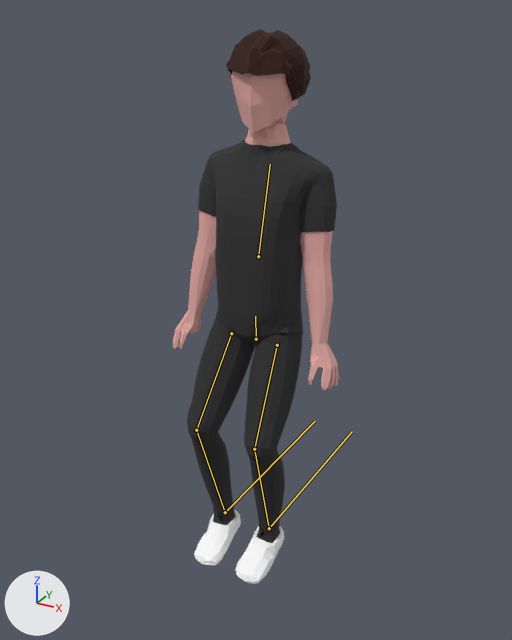
What one commit did to the glTF model public/models/character.glb.
Both versions are drawn from a 50 mm lens placed at (2.78, -5.01, 5.66), pointed at (0.01, 0.03, 3.14). The axes (+X, +Y, +Z) are drawn at lower left. The lights are the same throughout. Both versions are drawn at frame 23 of the action 'Jump'; the numbers are the values there. The bones that change are drawn over the model as lines.

The first picture shows 'Hair', 'Head', 'Limbs', 'Pants', 'Shirt', 'Shoes'.
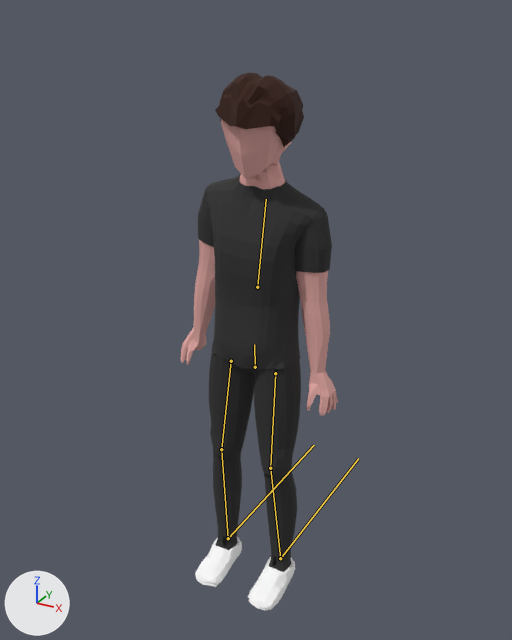
Patch to the scene script:
```diff
--- a/public/models/character.glb.py
+++ b/public/models/character.glb.py
@@ bone_wiest @@
 bone_wiest = bpy.data.objects['Armature'].pose.bones['wiest']
-bone_wiest.location = (0.018, 0.636, -0.062)
+bone_wiest.location = (0.018, 0.37, -0.012)
@@ bone_chest @@
 bone_chest = bpy.data.objects['Armature'].pose.bones['chest']  # child of 'hip'
-bone_chest.rotation_quaternion = (1.0, 0.0, 0.0, 0.0)  # degrees (0, 0, 0)
+bone_chest.rotation_quaternion = (0.995, 0.09, -0.019, -0.032)  # degrees (10, -2, -4)
@@ bone_upperleg_l @@
 bone_upperleg_l = bpy.data.objects['Armature'].pose.bones['upperleg.L']  # child of 'wiest'
-bone_upperleg_l.rotation_quaternion = (0.972, 0.236, -0.006, 0.009)  # degrees (27, -1, 1)
+bone_upperleg_l.rotation_quaternion = (1.0, 0.028, -0.001, -0.003)  # degrees (3, 0, 0)
@@ bone_lowerleg_l @@
 bone_lowerleg_l = bpy.data.objects['Armature'].pose.bones['lowerleg.L']  # child of 'upperleg.L'
-bone_lowerleg_l.rotation_quaternion = (0.938, -0.343, 0.003, -0.048)  # degrees (-40, -2, -5)
+bone_lowerleg_l.rotation_quaternion = (0.998, -0.056, 0.0, -0.005)  # degrees (-6, 0, -1)
@@ bone_upperleg_r @@
 bone_upperleg_r = bpy.data.objects['Armature'].pose.bones['upperleg.R']  # child of 'wiest'
-bone_upperleg_r.rotation_quaternion = (0.974, 0.228, 0.008, -0.009)  # degrees (26, 1, -1)
+bone_upperleg_r.rotation_quaternion = (1.0, 0.006, 0.002, 0.013)  # degrees (1, 0, 1)
@@ bone_lowerleg_r @@
 bone_lowerleg_r = bpy.data.objects['Armature'].pose.bones['lowerleg.R']  # child of 'upperleg.R'
-bone_lowerleg_r.rotation_quaternion = (0.942, -0.33, -0.004, 0.064)  # degrees (-39, 2, 7)
+bone_lowerleg_r.rotation_quaternion = (1.0, -0.019, 0.0, 0.008)  # degrees (-2, 0, 1)
@@ bone_hellikk_l @@
 bone_hellikk_l = bpy.data.objects['Armature'].pose.bones['hellikk.L']
-bone_hellikk_l.location = (-0.11, -0.302, 0.82)
+bone_hellikk_l.location = (-0.049, -0.136, 0.368)
@@ bone_hellikk_r @@
 bone_hellikk_r = bpy.data.objects['Armature'].pose.bones['hellikk.R']
-bone_hellikk_r.location = (0.11, -0.302, 0.82)
+bone_hellikk_r.location = (0.049, -0.136, 0.368)
```

Changed parts and their boxes (x1, y1, x2, y2) in the pictures (512 x 640 px):
'Shirt', posed
    before: (198, 140, 337, 337)
    after: (198, 174, 332, 370)
'Pants', posed (20% narrower)
    before: (187, 317, 302, 543)
    after: (209, 352, 301, 572)
'Limbs', posed
    before: (173, 210, 339, 390)
    after: (180, 240, 338, 416)
'Hair', posed
    before: (226, 29, 311, 101)
    after: (215, 73, 304, 147)
'Head', posed (8% shorter)
    before: (231, 71, 298, 147)
    after: (221, 119, 291, 189)
'Shoes', posed (10% wider)
    before: (194, 510, 285, 584)
    after: (195, 537, 295, 611)
bone 'wiest', root to tip
    before: (256, 339) to (255, 316)
    after: (255, 367) to (254, 344)
bone 'chest', root to tip
    before: (258, 256) to (270, 164)
    after: (257, 287) to (266, 199)
bone 'upperleg.L', root to tip
    before: (277, 345) to (254, 449)
    after: (275, 373) to (270, 468)
bone 'lowerleg.L', root to tip
    before: (254, 449) to (269, 528)
    after: (270, 468) to (280, 558)
bone 'upperleg.R', root to tip
    before: (231, 333) to (196, 430)
    after: (231, 361) to (221, 449)
bone 'lowerleg.R', root to tip
    before: (196, 430) to (225, 512)
    after: (221, 449) to (228, 538)
bone 'hellikk.L', root to tip
    before: (269, 528) to (352, 431)
    after: (280, 558) to (358, 458)
bone 'hellikk.R', root to tip
    before: (225, 512) to (315, 421)
    after: (228, 538) to (314, 445)
